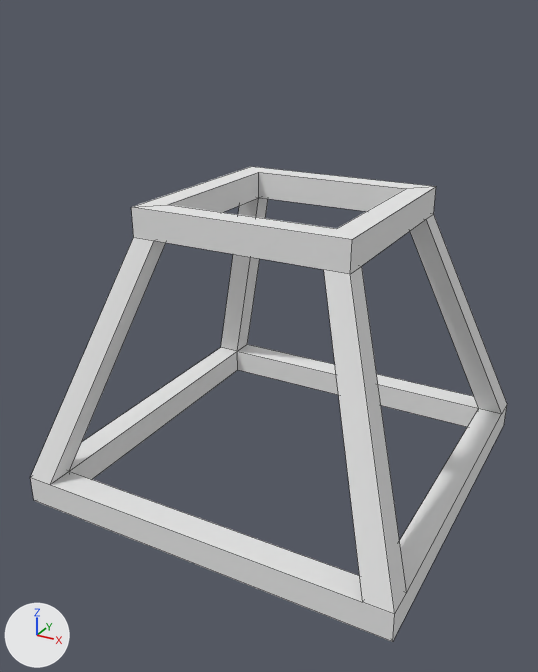
An edit to the Blender file Models/HotAirBalloon/Propeller Attachment/PropellerAttachment.blend, drawn before and after from the same camera.
The view is the same before and after, from a camera (50 mm lens) standing at (1.67, -3.27, 2.31) and looking at (-0.04, -0.17, 0.76). The axes (+X, +Y, +Z) are drawn at lower left. The lights are the same throughout. Mesh edges are drawn as thin lines.

The older version as bpy lines, for what is in view:
```python
me_cube = bpy.data.meshes.new('Cube')
me_cube.from_pydata(...)  # 48 vertices, 44 faces; spans x -1.0..1.0, y -1.0..1.0, z -0.07..1.46
me_cube.materials.append(mat_material)  # white #e7e7e7
ob_cube = bpy.data.objects.new('Cube', me_cube)
ob_cube.location = (0.0, 0.0, 0.0)
```
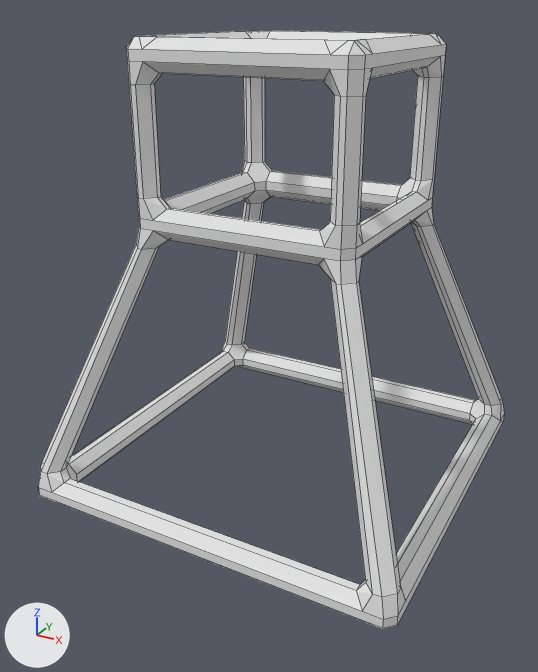
The change, as a diff of the scene's bpy script:
```diff
--- a/Models/HotAirBalloon/Propeller Attachment/PropellerAttachment.blend.py
+++ b/Models/HotAirBalloon/Propeller Attachment/PropellerAttachment.blend.py
@@ me_cube @@
 # used by ob_cube; location = (0.0, 0.0, 0.0)
-me_cube.from_pydata(...)  # 48 vertices, 44 faces; spans x -1.0..1.0, y -1.0..1.0, z -0.07..1.46
+me_cube.from_pydata(...)  # 88 vertices, 82 faces; spans x -1.0..1.0, y -1.0..1.0, z -0.07..2.2
+# me_cube part 1
+# 6 faces are deleted
+# 8 vertices are added at x -0.56..0.56, y -0.56..0.56, z 2.2
+# 8 new vertices lie (0.0, 0.0, 0.6) away from vertices in x -0.56..0.56, y -0.56..0.56, z 1.46
+# 8 new vertices lie (0.0, -0.12, 0.0) away from vertices in x -0.56..0.56, y -0.44..0.56, z 1.46..2.06
+# 8 new vertices lie (0.0, 0.12, 0.0) away from vertices in x -0.56..0.56, y -0.56..0.44, z 1.46..2.06
+# 8 new vertices lie (0.0, 0.0, 0.14) away from vertices in x -0.56..0.56, y -0.56..0.56, z 2.06
+# 44 new faces join them
 me_cube.materials.append(mat_material)
@@ ob_cube @@
 ob_cube.location = (0.0, 0.0, 0.0)
+_m = ob_cube.modifiers.new('Bevel', 'BEVEL')
+_m.width = 0.048
+_m.width_pct = 0.048
+_m.limit_method = 'NONE'
+_m.spread = 0.0
```

Changed parts and their boxes (x1, y1, x2, y2) in the pictures (538 x 672 px):
'Cube', reshaped, modifiers changed (26% taller)
    before: (30, 167, 507, 642)
    after: (38, 30, 504, 629)
part 1 of me_cube, built on
    before: (131, 167, 436, 274)
    after: (126, 30, 446, 284)
